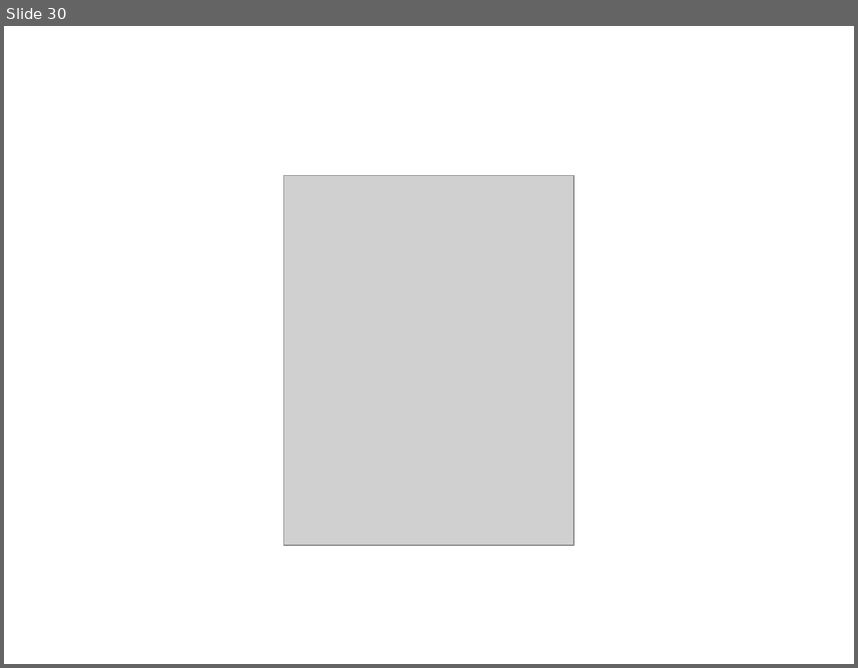
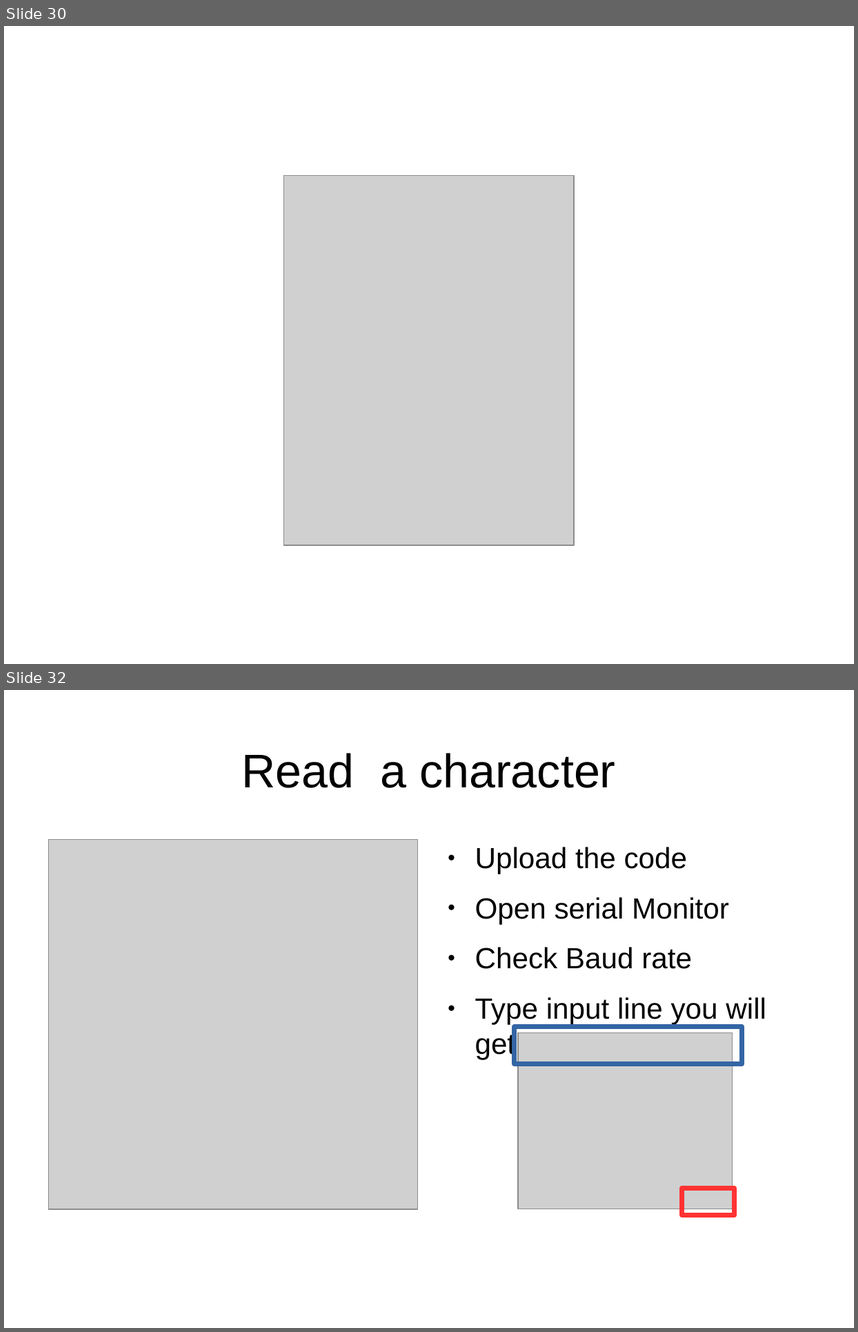
Before and after one commit to dhayanithivijayan/LearnIt, a slide deck: Arduino/DayThree.odp. Shown one above the other, each under a label of ours: slide 30 before the commit, slides 30 and 32 after it; the slides between them are not shown. The pictures are 858x668 and 858x1332 pixels, drawn with LibreOffice and Linux fonts; fonts in the diff are those of the drawing; grey boxes stand for pictures. Boxes give left, top, right and bottom in pixels: in the first picture for what was removed or moved away, otherwise in the second. Text is boxed around its words. In the diff, an @@ line names an element or a change of style, - is before the commit and + after.

```diff
--- a/Arduino/DayThree.odp
+++ b/Arduino/DayThree.odp
@@ slide 32 added at <box>4,690,854,1328</box>, background #FFFFFF @@
@@ title added at <box>241,753,616,788</box>, 44 pt, text #000000 @@
+Read a character
@@ picture added at <box>49,839,417,1208</box> @@
@@ text added at <box>475,847,766,1059</box>, 27.2 pt, text #000000 @@
+● Upload the code
+● Open serial Monitor
+● Check Baud rate
+● Type input line you will get it displayed
@@ rectangle added at <box>515,1026,742,1064</box>, outline #3465A4 4.51 pt @@
@@ picture added at <box>519,1032,733,1209</box> @@
@@ rectangle added at <box>682,1187,735,1214</box>, outline #FF3333 4.51 pt @@
```
Also in this commit, not shown: 3 other slides added, 1 slide removed, 5 other files.
